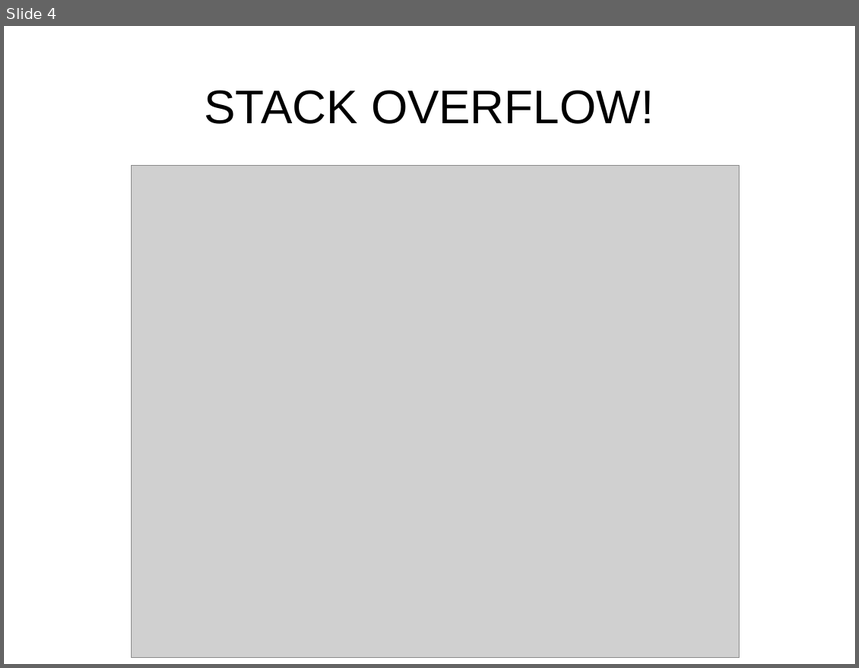
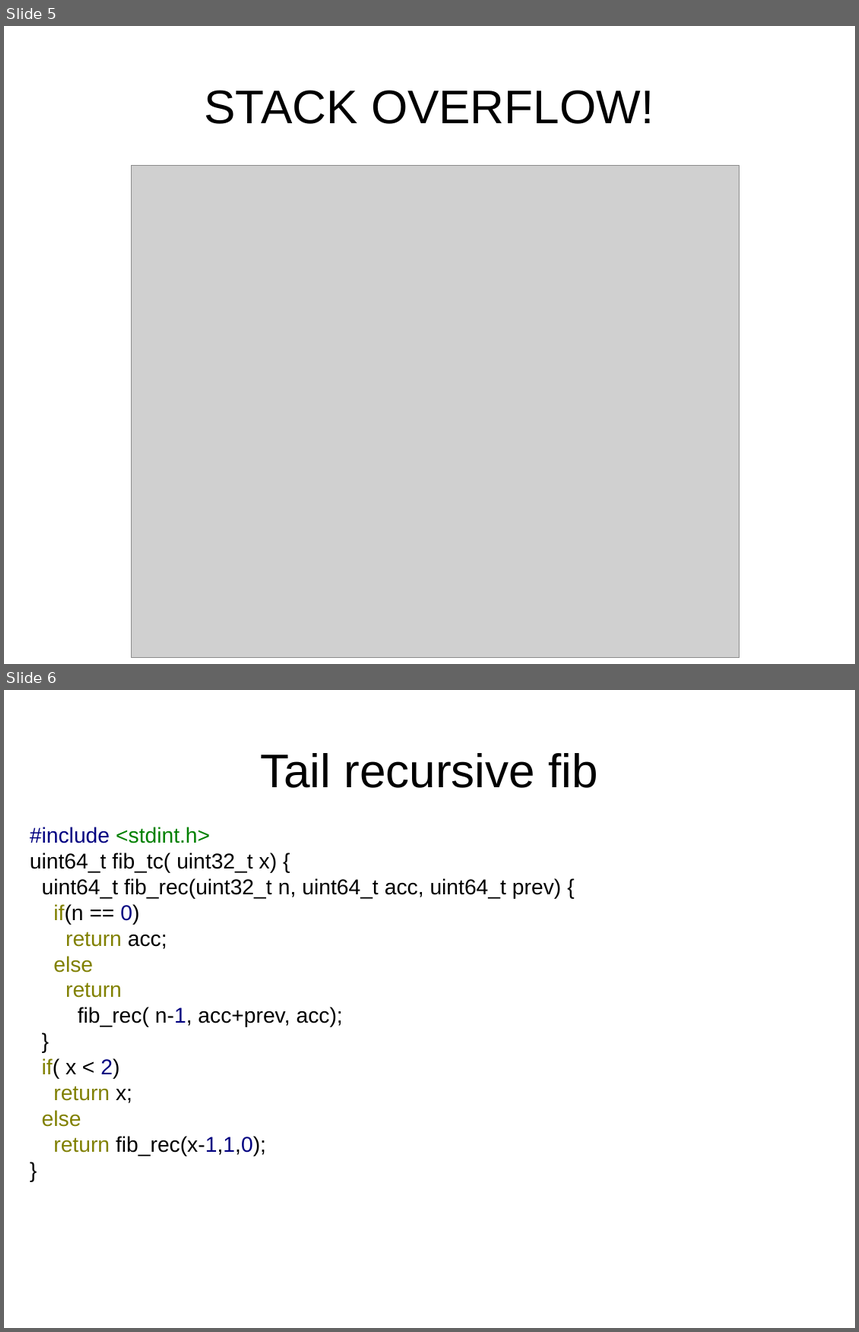
Before and after one commit to philtomson/TCO_in_gcc_talk, a slide deck: TCO_in_gcc.odp. Shown one above the other, each under a label of ours: slide 4 before the commit, slides 5 and 6 after it. The pictures are 859x668 and 859x1332 pixels, drawn with LibreOffice and Linux fonts; fonts in the diff are those of the drawing; grey boxes stand for pictures. Boxes give left, top, right and bottom in pixels: in the first picture for what was removed or moved away, otherwise in the second. Text is boxed around its words. In the diff, an @@ line names an element or a change of style, - is before the commit and + after.

```diff
--- a/TCO_in_gcc.odp
+++ b/TCO_in_gcc.odp
@@ slide 6 added at [4,690,855,1328], background #FFFFFF @@
@@ title added at [260,753,598,788], 44 pt, text #000000 @@
+Tail recursive fib
@@ text added at [30,827,561,1157], 20 pt, text #000000 @@
+#include <stdint.h>
+uint64_t fib_tc( uint32_t x) {
+uint64_t fib_rec(uint32_t n, uint64_t acc, uint64_t prev) {
+if(n == 0)
+return acc;
+else
+return
+fib_rec( n-1, acc+prev, acc);
+}
+if( x < 2)
+return x;
+else
+return fib_rec(x-1,1,0);
+}
@@ what was slide 4 is now slide 5 @@
```
Also in this commit, not shown: 1 slide changed, 1 other slide added.
